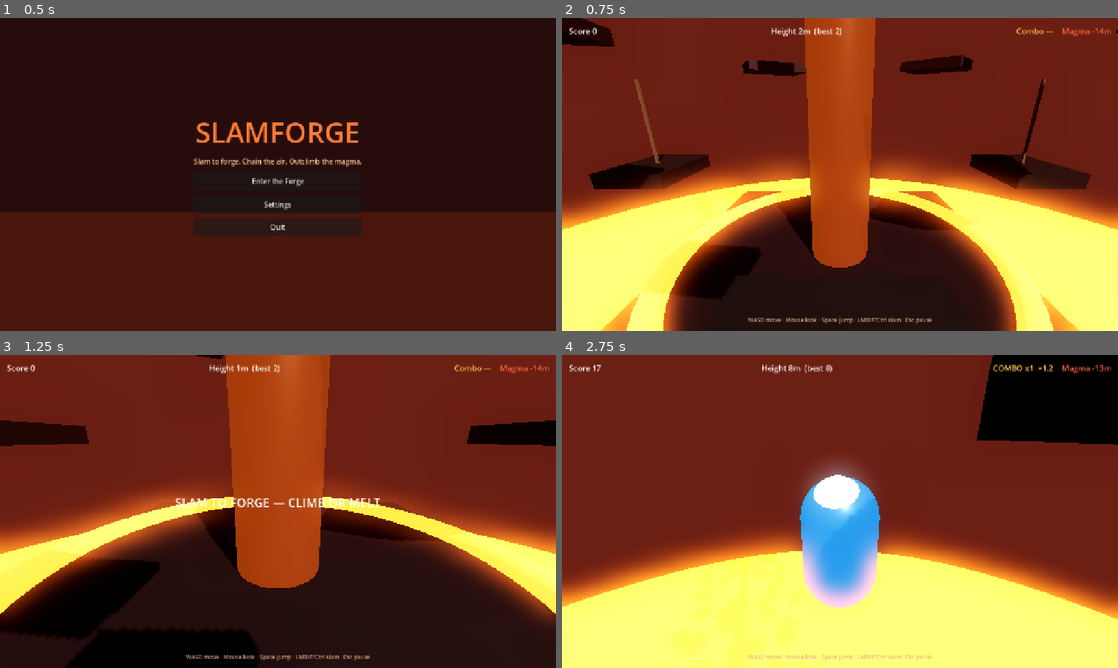
Above: before the commit, frames 1-4 (two rows, left to right).
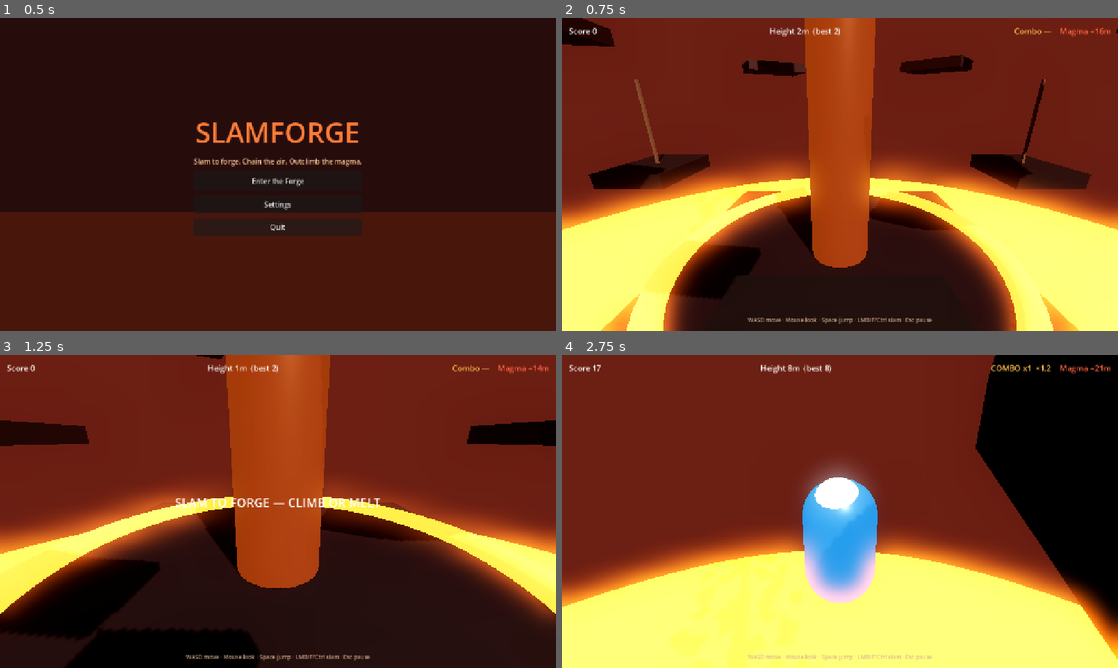
Above: after the commit, the same moments.

Repository: bwritten95-stack/slamforge
Game: Godot game, scene res://scenes/ui/main_menu.tscn
Same seed, same stepped clock (60 frames per second), same inputs: the game is played once before the commit and once after it.
Inputs (mouse positions are in pixels of both pictures, inside the frame that each line leads up to):
- Up to frame 1 (0.5 s): no input
- Up to frame 2 (0.75 s): click "Enter the Forge" at 0.5 s
- Up to frame 3 (1.25 s): no input
- Up to frame 4 (2.75 s): move the mouse to (867, 511) at 1.27 s; hold W (move_forward) from 1.28 s (still down); click (867, 511) at 1.35 s; tap Space (jump) at 1.52, 2.27 s; move the mouse to (812, 511) at 2.02 s; click (812, 511) at 2.1 s

Frame 1 is identical in both runs. In frame 2, 0.4% of the frame differs, in the area x 37-99%, y 3-6%; in frame 3, 0.4%; in frame 4, 11%, in the area x 1-100%, y 0-98%.

Commit message:
Juice climb: melt ledges, steered slams, magma gap HUD
Ledges collapse as magma rises, slam keeps look-aim for 3D
commitment, and HUD shows clearance above the melt.

Diff:
--- a/scripts/arena/arena.gd
+++ b/scripts/arena/arena.gd
@@ -13,6 +13,7 @@
 var _ended: bool = false
 var _hitstop: float = 0.0
 var _magma_speed: float = 0.48
+var _ledges: Array[StaticBody3D] = []
 
 func _ready() -> void:
 	RunState.reset()
@@ -60,6 +61,7 @@
 	if _magma:
 		_magma.global_position.y = RunState.magma_y
 	EventBus.magma_level.emit(RunState.magma_y)
+	_cull_melted_ledges()
 
 func _style_start_platform() -> void:
 	var start := $World/StartPlatform as StaticBody3D
@@ -117,6 +119,7 @@
 			ledge.position = Vector3(cos(ang) * radius, y, sin(ang) * radius)
 			ledge.rotation.y = -ang + PI * 0.5
 			_rings.add_child(ledge)
+			_ledges.append(ledge)
 			# hanging cable hint
 			if i % 2 == 0 and j % 2 == 0:
 				var cable := MeshInstance3D.new()
@@ -198,6 +201,19 @@
 	body.add_child(col)
 	return body
 
+func _cull_melted_ledges() -> void:
+	var keep: Array[StaticBody3D] = []
+	for ledge in _ledges:
+		if not is_instance_valid(ledge):
+			continue
+		if ledge.global_position.y < RunState.magma_y + 1.0:
+			var tw := create_tween()
+			tw.tween_property(ledge, "scale", Vector3(0.05, 0.05, 0.05), 0.25)
+			tw.tween_callback(ledge.queue_free)
+		else:
+			keep.append(ledge)
+	_ledges = keep
+
 func _on_beacon(body: Node3D) -> void:
 	if _ended or not (body is SlamPlayer):
 		return
--- a/scripts/player/player.gd
+++ b/scripts/player/player.gd
@@ -105,9 +105,14 @@
 	if Input.is_action_just_pressed("slam") and not is_on_floor() and not _slamming:
 		_slamming = true
 		velocity.y = -SLAM_SPEED
-		velocity.x *= 0.4
-		velocity.z *= 0.4
-		_camera.fov = _base_fov + 12.0
+		# Keep aim: slam steers toward look direction for 3D commitment
+		if direction != Vector3.ZERO:
+			velocity.x = direction.x * SPEED * 0.55
+			velocity.z = direction.z * SPEED * 0.55
+		else:
+			velocity.x *= 0.35
+			velocity.z *= 0.35
+		_camera.fov = _base_fov + 14.0
 
 	move_and_slide()
 
--- a/scripts/ui/hud.gd
+++ b/scripts/ui/hud.gd
@@ -16,7 +16,9 @@
 		_height.text = "Height %.0fm  (best %.0f)" % [h, b]
 	)
 	EventBus.magma_level.connect(func(y: float) -> void:
-		_magma.text = "Magma %.0fm" % y
+		var gap := RunState.height - y
+		_magma.text = "Magma +%.0fm" % maxf(gap, 0.0)
+		_magma.modulate = Color(1, 0.45, 0.3, 1) if gap < 8.0 else Color(1, 1, 1, 1)
 	)
 	EventBus.slammed.connect(func(_p: Vector3, c: int) -> void:
 		if c >= 3:
